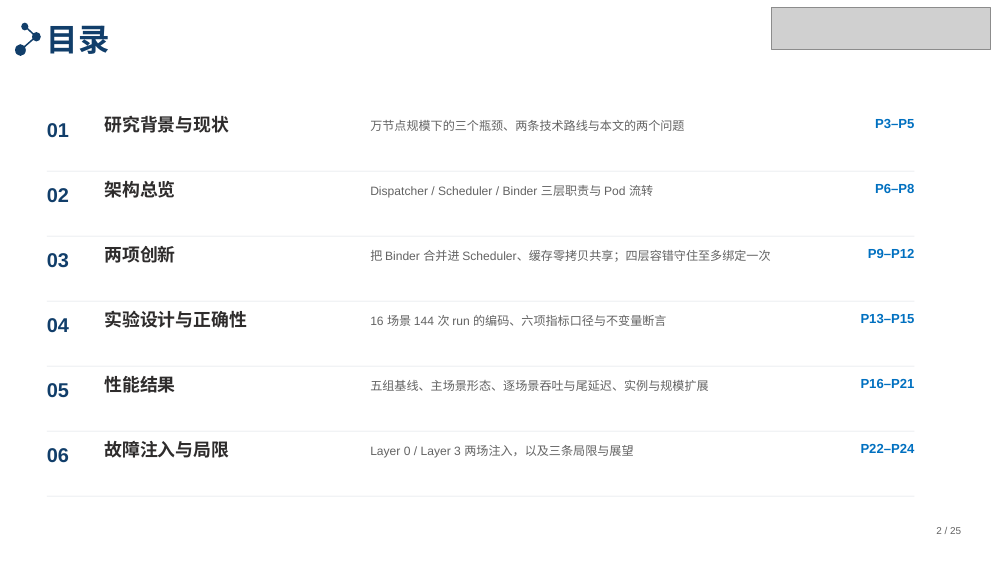
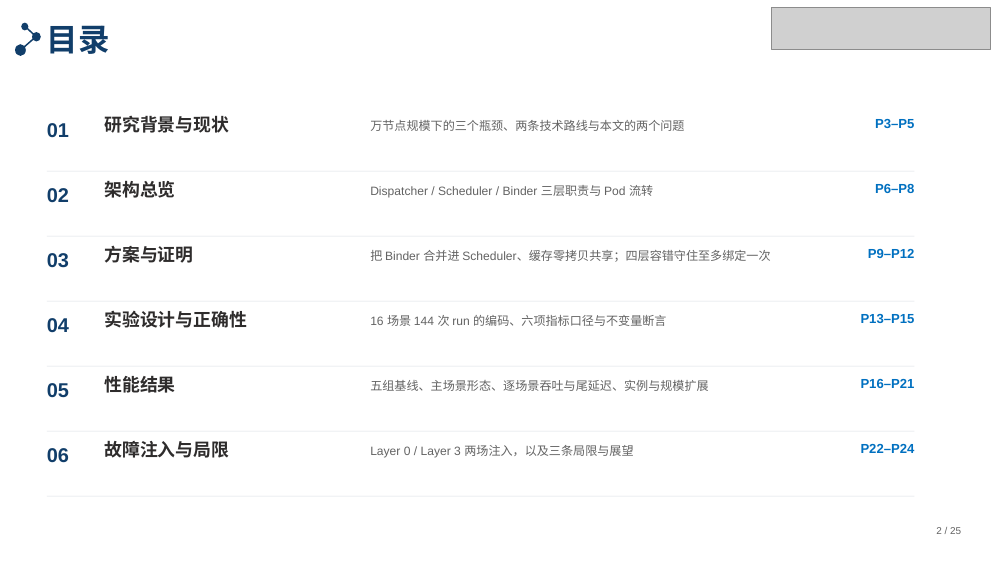
Before and after one commit to tengfei86/godel-scheduler, a slide deck: slide 2 of docs/thesis/defense/答辩PPT-北航模板版.pptx. Drawn at 1008x567 pixels with LibreOffice and Linux fonts; fonts in the diff are those of the drawing; grey boxes stand for pictures. Boxes give left, top, right and bottom in pixels: in the first picture for what was removed or moved away, otherwise in the second. Text is boxed around its words. In the diff, an @@ line names an element or a change of style, - is before the commit and + after.

Commit message:
docs(thesis): 目录 03 标题由「两项创新」改为「方案与证明」（与 04「实验设计与正确性」对齐）

```diff
--- a/docs/thesis/defense/答辩PPT-北航模板版.pptx
+++ b/docs/thesis/defense/答辩PPT-北航模板版.pptx
@@ text at [104, 245, 193, 263]: text changed @@
-两项创新
+方案与证明
```
Also in this commit, not shown: 2 other files.
